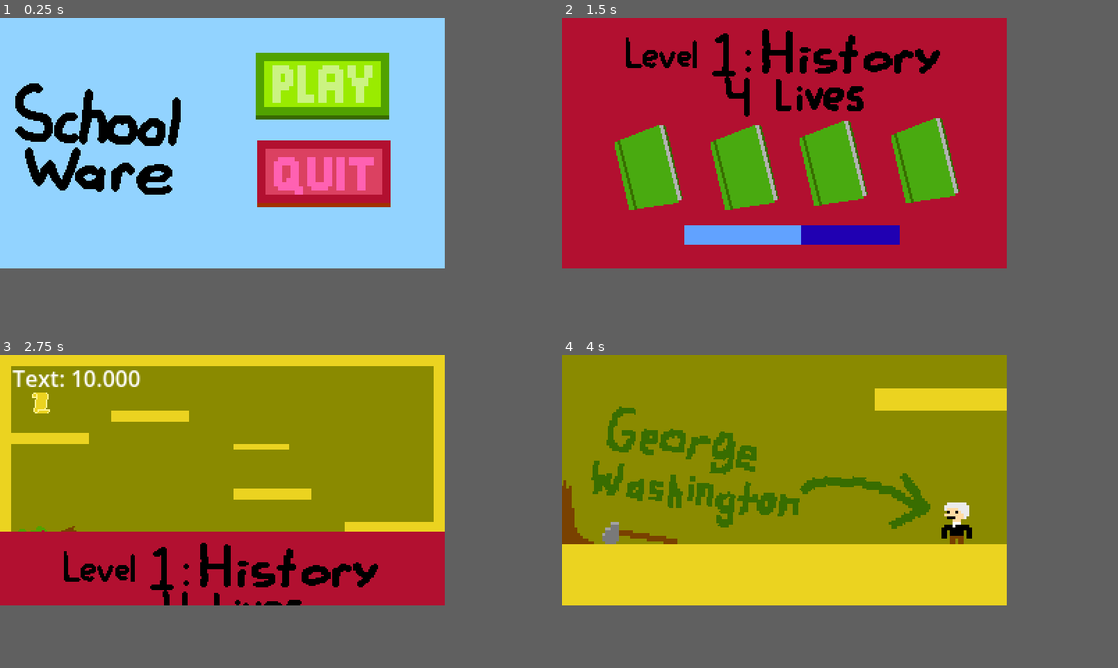
Above: before the commit, frames 1-4 (two rows, left to right).
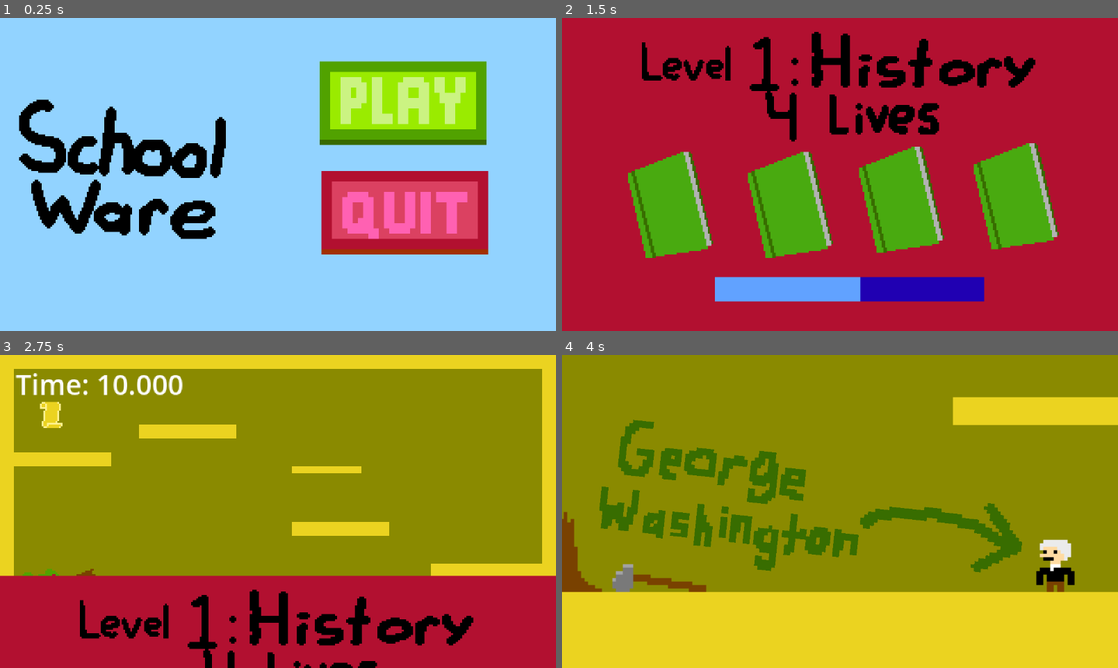
Above: after the commit, the same moments.

Repository: ObedH/school-ware
Game: Godot game, scene res://scenes/menu/menu.tscn
Same seed, same stepped clock (60 frames per second), same inputs: the game is played once before the commit and once after it.
Inputs (mouse positions are in pixels of both pictures, inside the frame that each line leads up to):
- Up to frame 1 (0.25 s): no input
- Up to frame 2 (1.5 s): click (884, 86) at 0.5 s; tap Enter at 1.25 s; move the mouse to (884, 130) at 1.27 s; hold Right (move_right) from 1.28 s (still down); tap Alt at 1.35 s; click (884, 130) at 1.42 s
- Up to frame 3 (2.75 s): keep holding Right (move_right); tap Z (jump) at 1.52, 2.27 s; move the mouse to (133, 492) at 2.02 s; tap Shift at 2.1 s
- Up to frame 4 (4 s): move the mouse to (828, 423) at 2.77 s; release Right (move_right) at 2.78 s; hold Left (move_left) 2.78-3.53 s; tap Alt at 2.85 s; move the mouse to (762, 530) at 3.52 s; hold Right (move_right) from 3.53 s (still down); tap Shift at 3.6 s; click (762, 530) at 3.67 s; tap Z (jump) at 3.77 s
The window is 640x360 before the commit and 800x450 after it. Grey fills any space a smaller window leaves; there, only what the larger window draws over its background counts as a difference.

The runs differ from the first frame. In frame 1, 29% of the frame differs, in the area x 2-88%, y 11-76%; in frame 2, 30%; in frame 3, 38%, in the area x 0-100%, y 0-100%; in frame 4, 37%.

Commit message:
Updated todo.md and set stretch mode to canvas items

Diff:
--- a/minigames/minigame.gd
+++ b/minigames/minigame.gd
@@ -20,7 +20,7 @@
 	get_tree().paused = true
 	healthbar_display.start(minigame_name_tex)
 	minigame_timer = minigame_time
-	time_displayer.text = "Text: %.3f" % minigame_timer
+	time_displayer.text = "Time: %.3f" % minigame_timer
 
 
 func _process(delta: float) -> void:
--- a/project.godot
+++ b/project.godot
@@ -25,7 +25,7 @@
 window/size/viewport_height=180
 window/size/window_width_override=1280
 window/size/window_height_override=720
-window/stretch/mode="viewport"
+window/stretch/mode="canvas_items"
 window/stretch/aspect="expand"
 window/stretch/scale_mode="integer"
 
Not shown, changed: todo.md
